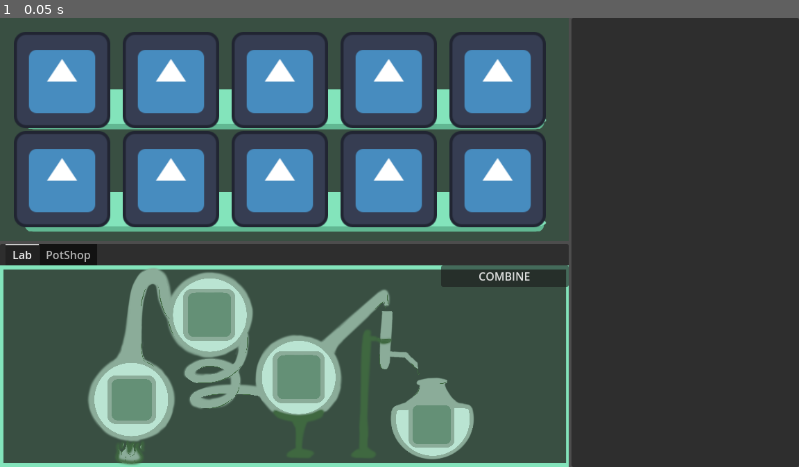
Above: before the commit, frame 1.
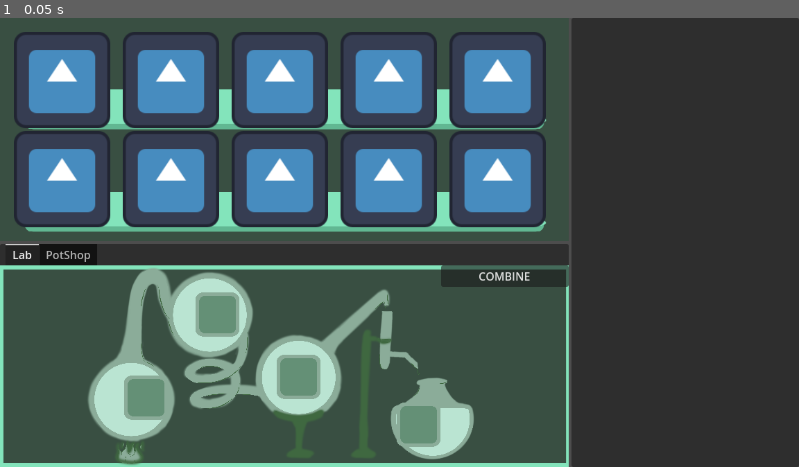
Above: after the commit, the same moment.

Repository: Girlies-stdio/elementalchemy
Game: Godot game, scene res://Scenes/main.tscn
Two runs of this game, one before a commit and one after it. Both use one fixed random seed, a clock stepped at 60 frames per second and the inputs below. The engine's default icon, where the game draws it, is replaced by a stand-in: a white triangle on a blue panel in a dark square.
Inputs:
- Up to frame 1 (0.05 s): no input

The runs differ from the first frame. In frame 1, 1.6% of the frame differs, in the area x 13-57%, y 60-96%.

Commit message:
brewing layout

Diff:
--- a/Scenes/lab.gd
+++ b/Scenes/lab.gd
@@ -1,9 +1,9 @@
 extends NinePatchRect
 
-@onready var input_slot_1 = $InputSlot1
-@onready var input_slot_2 = $InputSlot2
-@onready var input_slot_3 = $InputSlot3
-@onready var output_slot = $OutputSlot
+@onready var input_slot_1 = $Brewing/InputSlot1
+@onready var input_slot_2 = $Brewing/InputSlot2
+@onready var input_slot_3 = $Brewing/InputSlot3
+@onready var output_slot = $Brewing/OutputSlot
 @onready var combine_button = $CombineButton
 
 func _ready():
--- a/Scenes/main.tscn
+++ b/Scenes/main.tscn
@@ -157,48 +157,73 @@
 script = ExtResource("2_bo1nx")
 metadata/_tab_index = 0
 
-[node name="TextureRect" type="TextureRect" parent="HBoxContainer/VBoxContainer/Workbench/WorkbenchTabs/Lab"]
-layout_mode = 1
-anchors_preset = 15
-anchor_right = 1.0
+[node name="Brewing" type="TextureRect" parent="HBoxContainer/VBoxContainer/Workbench/WorkbenchTabs/Lab"]
+layout_mode = 1
+anchors_preset = 13
+anchor_left = 0.5
+anchor_right = 0.5
 anchor_bottom = 1.0
 grow_horizontal = 2
 grow_vertical = 2
 texture = ExtResource("5_6bp64")
-expand_mode = 1
-stretch_mode = 5
-
-[node name="InputSlot1" parent="HBoxContainer/VBoxContainer/Workbench/WorkbenchTabs/Lab" instance=ExtResource("5_21xkr")]
-layout_mode = 0
-offset_left = 154.0
-offset_top = 159.0
-offset_right = 226.0
-offset_bottom = 229.0
-stretch_mode = 5
-
-[node name="InputSlot2" parent="HBoxContainer/VBoxContainer/Workbench/WorkbenchTabs/Lab" instance=ExtResource("5_21xkr")]
-layout_mode = 0
-offset_left = 264.0
-offset_top = 34.0
-offset_right = 340.0
-offset_bottom = 109.0
-stretch_mode = 5
-
-[node name="InputSlot3" parent="HBoxContainer/VBoxContainer/Workbench/WorkbenchTabs/Lab" instance=ExtResource("5_21xkr")]
-layout_mode = 0
-offset_left = 393.0
-offset_top = 124.0
-offset_right = 469.0
-offset_bottom = 199.0
-stretch_mode = 5
-
-[node name="OutputSlot" parent="HBoxContainer/VBoxContainer/Workbench/WorkbenchTabs/Lab" instance=ExtResource("5_21xkr")]
-layout_mode = 0
-offset_left = 589.0
-offset_top = 197.0
-offset_right = 656.0
-offset_bottom = 263.0
-stretch_mode = 5
+expand_mode = 3
+stretch_mode = 5
+
+[node name="InputSlot1" parent="HBoxContainer/VBoxContainer/Workbench/WorkbenchTabs/Lab/Brewing" instance=ExtResource("5_21xkr")]
+layout_mode = 1
+anchors_preset = -1
+anchor_left = 0.102658
+anchor_top = 0.536
+anchor_right = 0.211658
+anchor_bottom = 0.777
+offset_left = -0.112003
+offset_top = 0.0240021
+offset_right = -0.308014
+offset_bottom = -0.10701
+stretch_mode = 5
+metadata/_edit_use_anchors_ = true
+
+[node name="InputSlot2" parent="HBoxContainer/VBoxContainer/Workbench/WorkbenchTabs/Lab/Brewing" instance=ExtResource("5_21xkr")]
+layout_mode = 1
+anchors_preset = -1
+anchor_left = 0.279658
+anchor_top = 0.124
+anchor_right = 0.388
+anchor_bottom = 0.364436
+offset_left = -0.100006
+offset_top = -0.0840034
+offset_right = 0.127991
+offset_bottom = -0.0510101
+stretch_mode = 5
+metadata/_edit_use_anchors_ = true
+
+[node name="InputSlot3" parent="HBoxContainer/VBoxContainer/Workbench/WorkbenchTabs/Lab/Brewing" instance=ExtResource("5_21xkr")]
+layout_mode = 1
+anchors_preset = -1
+anchor_left = 0.481
+anchor_top = 0.433
+anchor_right = 0.59
+anchor_bottom = 0.674
+offset_left = 0.235962
+offset_top = -0.00300598
+offset_right = 0.039978
+offset_bottom = -0.134003
+stretch_mode = 5
+metadata/_edit_use_anchors_ = true
+
+[node name="OutputSlot" parent="HBoxContainer/VBoxContainer/Workbench/WorkbenchTabs/Lab/Brewing" instance=ExtResource("5_21xkr")]
+layout_mode = 1
+anchors_preset = -1
+anchor_left = 0.778
+anchor_top = 0.67
+anchor_right = 0.887
+anchor_bottom = 0.911
+offset_left = -0.0320435
+offset_top = 0.030014
+offset_right = -0.228027
+offset_bottom = -0.101013
+stretch_mode = 5
+metadata/_edit_use_anchors_ = true
 
 [node name="CombineButton" type="Button" parent="HBoxContainer/VBoxContainer/Workbench/WorkbenchTabs/Lab"]
 layout_mode = 1
